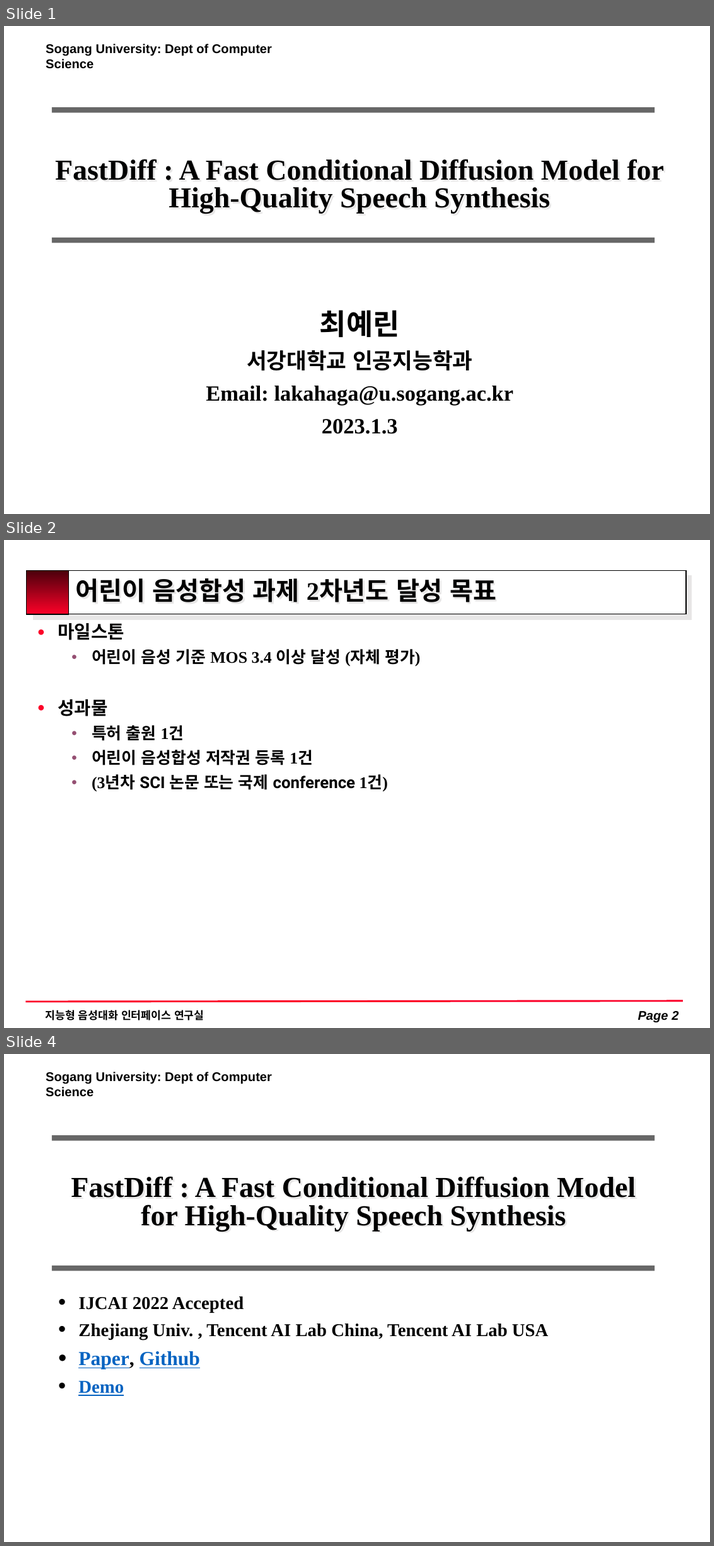
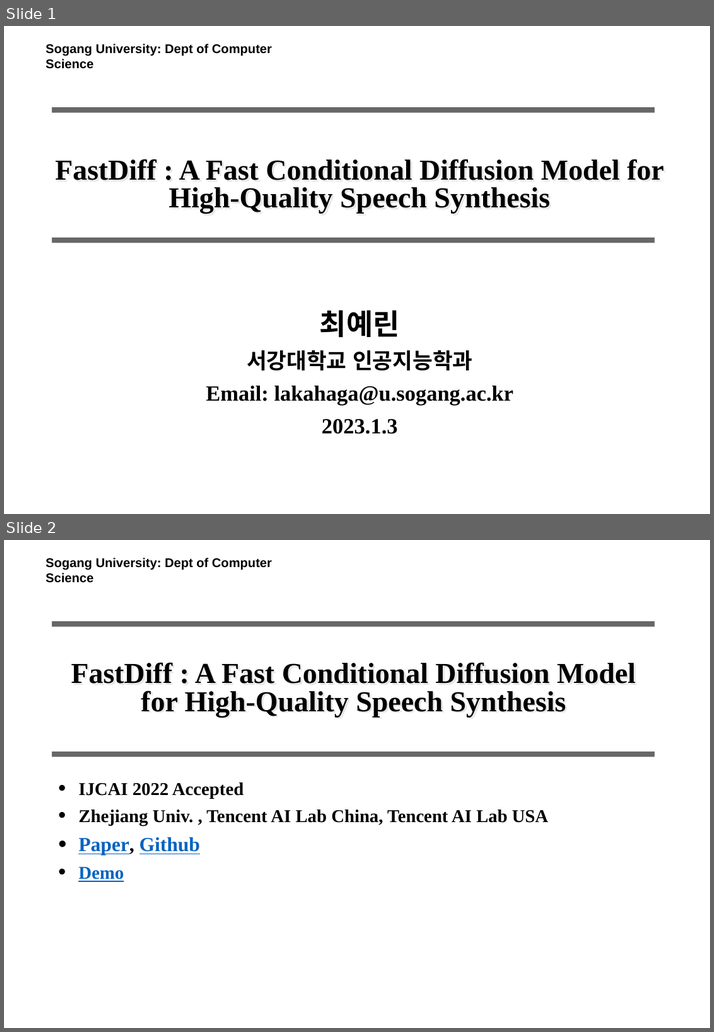
Before and after one commit to lakahaga/PaperReading, a slide deck: 최예린_230103_FastDiff_논문리뷰.pptx. Shown one above the other, each under a label of ours: slides 1, 2 and 4 before the commit, slides 1 and 2 after it; the slides between them are not shown. The pictures are 714x1546 and 714x1032 pixels, drawn with LibreOffice and Linux fonts; fonts in the diff are those of the drawing; background and template pictures are left out. Boxes give left, top, right and bottom in pixels: in the first picture for what was removed or moved away, otherwise in the second. Text is boxed around its words. In the diff, an @@ line names an element or a change of style, - is before the commit and + after.

```diff
--- a/최예린_230103_FastDiff_논문리뷰.pptx
+++ b/최예린_230103_FastDiff_논문리뷰.pptx
@@ slide 2 removed at bbox=[4, 540, 710, 1028], background #FFFFFF @@
@@ rectangle removed at bbox=[26, 571, 68, 614] @@
@@ rectangle removed at bbox=[28, 571, 686, 614] @@
@@ title removed at bbox=[76, 578, 496, 602] @@
-어린이 음성합성 과제 2차년도 달성 목표
@@ text removed at bbox=[58, 623, 420, 792] @@
-● 마일스톤
-  ● 어린이 음성 기준 MOS 3.4 이상 달성 (자체 평가)
-● 성과물
-  ● 특허 출원 1건
-  ● 어린이 음성합성 저작권 등록 1건
-  ● (3년차 SCI 논문 또는 국제 conference 1건)
@@ line removed from (25, 1002) to (683, 1001) @@
@@ text removed at bbox=[46, 1010, 204, 1021] @@
-지능형 음성대화 인터페이스 연구실
@@ page number removed at bbox=[638, 1011, 678, 1023] @@
-Page 2
@@ what was slide 4 is now slide 2 @@
```
Also in this commit, not shown: 1 slide changed, 1 other slide removed.
